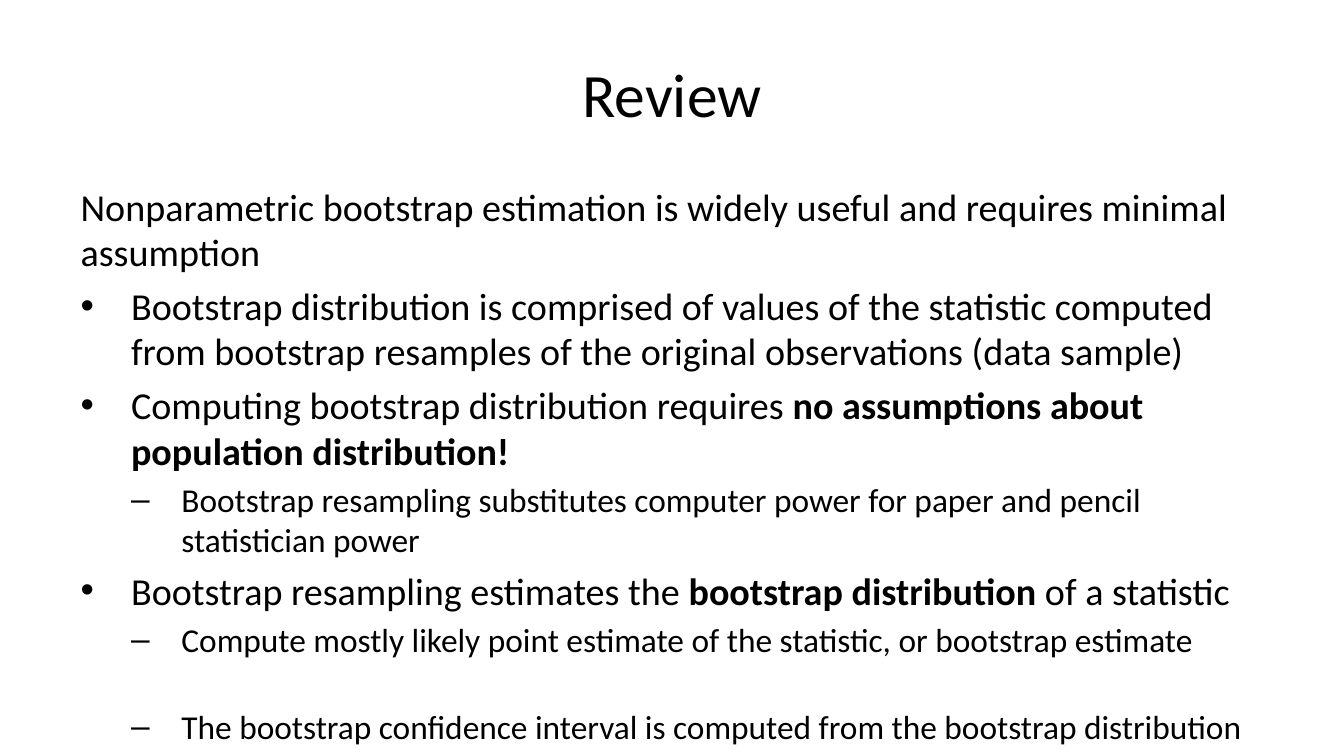
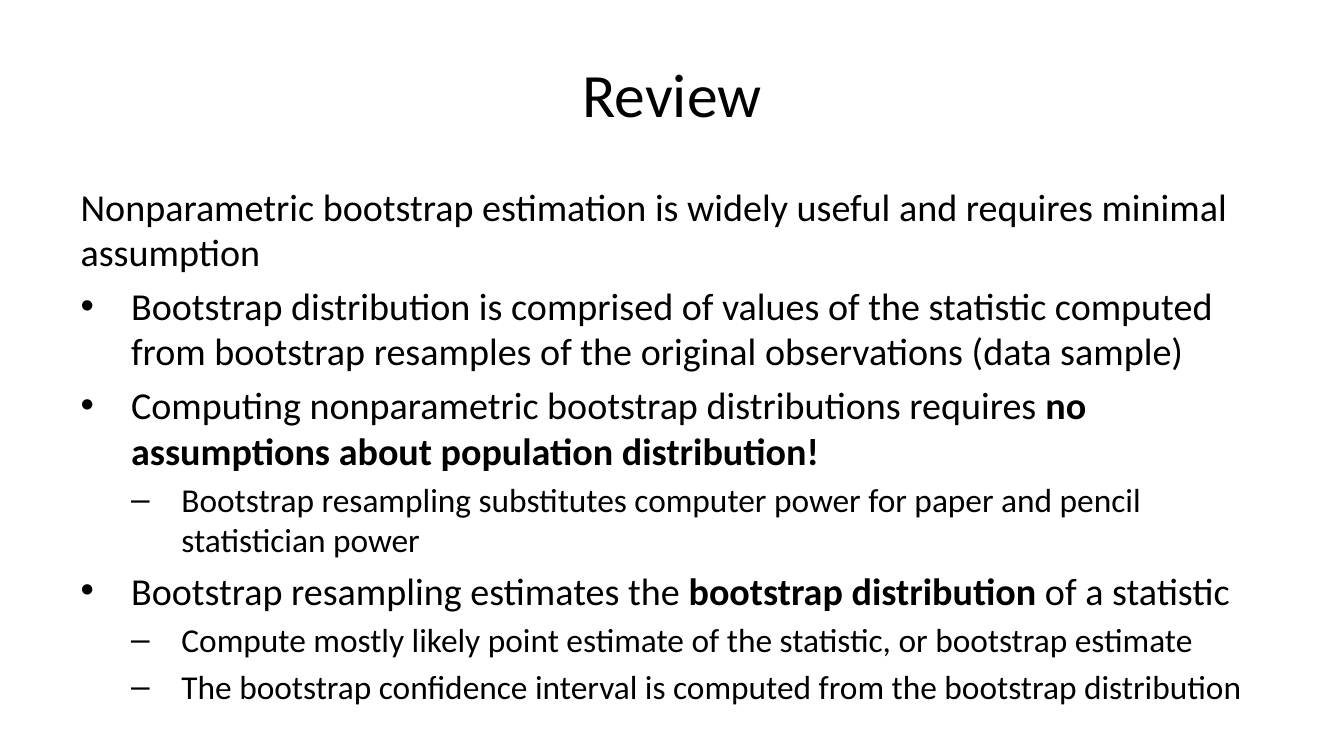
Before and after one commit to StephenElston/CSCI-E-83, a slide deck: slide 3 of LectureSlides/07_IntroductionToBayesModels.pptx. Drawn at 1344x756 pixels with LibreOffice and Linux fonts; fonts in the diff are those of the drawing. Boxes give left, top, right and bottom in pixels: in the first picture for what was removed or moved away, otherwise in the second. Text is boxed around its words. In the diff, an @@ line names an element or a change of style, - is before the commit and + after.

```diff
--- a/LectureSlides/07_IntroductionToBayesModels.pptx
+++ b/LectureSlides/07_IntroductionToBayesModels.pptx
@@ text at box(131, 392, 1086, 471): text changed; bold off @@
-• Computing bootstrap distribution requires no assumptions about population distribution!
+• Computing nonparametric bootstrap distributions requires no assumptions about population distribution!
```
Also in this commit, not shown: 18 other slides changed, 1 other file.
